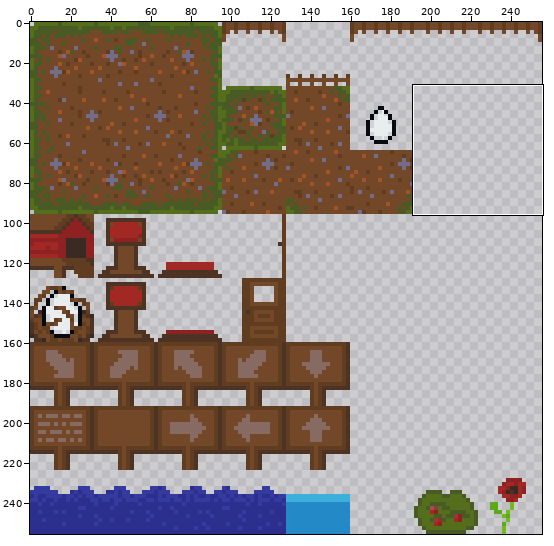
Two states of a sprite sheet, TileMap-32x32.png. Above: a wide view before the commit, with the close-up outlined.
Close-up. The starting point:
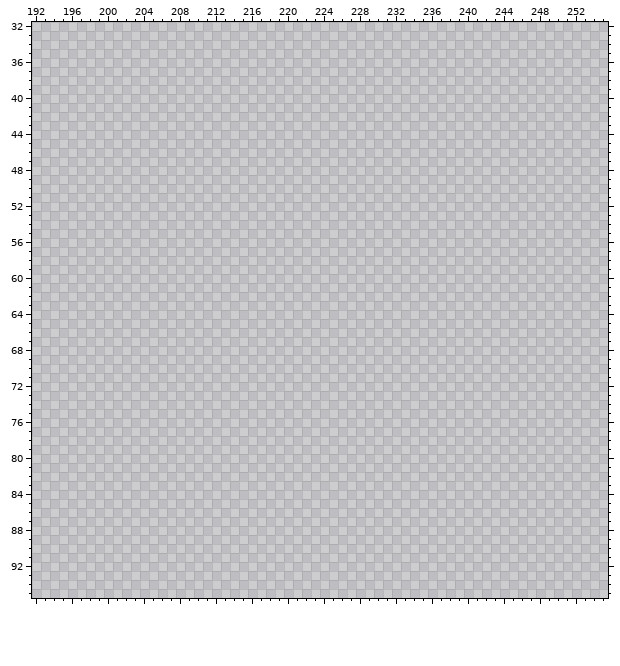
The file is 256x256 pixels. Shown: x 192..255, y 32..95.
Now the later version:
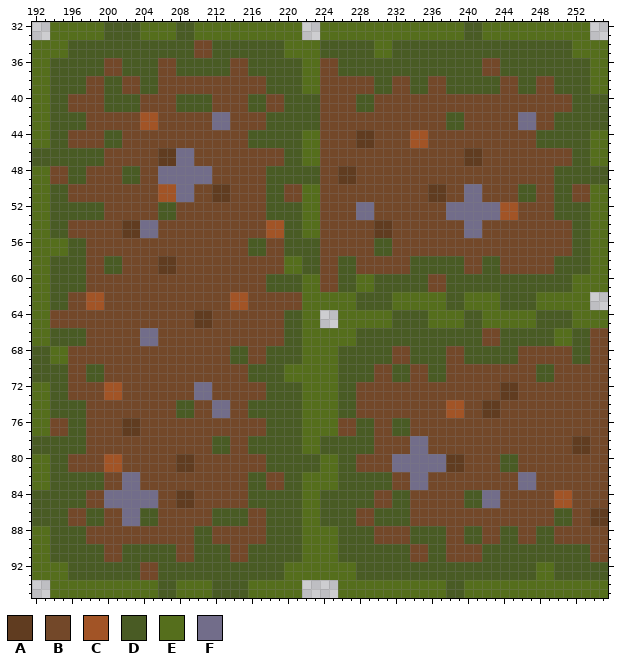
Palette (. is transparent): A #603c20  B #734829  C #a25426  D #495b24  E #556e1c  F #726d8a
What changed:
Changed rows in their new state; - is an unchanged pixel.
first column x 192:
32 --EEEEEEDDDDEEEEDDEEEEEEEEEEEE--EEEEEEEEEEEEEEEEDDEEEEEEEEEEEE--
33 --EEEEEEDDDDEEEEDDEEEEEEEEEEEE--EEEEEEEEEEEEEEEEDDEEEEEEEEEEEE--
34 EEEEDDDDDDDDDDDDDDBBDDDDDDDDEEEEDDDDDDEEDDDDDDDDDDDDDDDDDDDDEEEE
35 EEEEDDDDDDDDDDDDDDBBDDDDDDDDEEEEDDDDDDEEDDDDDDDDDDDDDDDDDDDDEEEE
36 EEDDDDDDBBDDDDBBDDDDDDBBDDDDDDEEBBDDDDDDDDDDDDDDDDBBDDDDDDDDDDEE
37 EEDDDDDDBBDDDDBBDDDDDDBBDDDDDDEEBBDDDDDDDDDDDDDDDDBBDDDDDDDDDDEE
38 EEDDDDBBDDBBDDBBBBBBBBBBBBDDDDEEBBBBBBDDBBDDBBDDDDDDBBDDBBDDDDEE
39 EEDDDDBBDDBBDDBBBBBBBBBBBBDDDDEEBBBBBBDDBBDDBBDDDDDDBBDDBBDDDDEE
40 EEDDBBBBDDDDBBBBDDDDBBBBDDBBDDDDBBBBDDBBBBBBBBBBBBBBBBBBBBBBDDDD
41 EEDDBBBBDDDDBBBBDDDDBBBBDDBBDDDDBBBBDDBBBBBBBBBBBBBBBBBBBBBBDDDD
42 EEDDDDBBBBBBCCBBBBBBFFBBBBDDDDDDBBBBBBBBBBBBBBDDBBBBBBFFBBDDDDDD
43 EEDDDDBBBBBBCCBBBBBBFFBBBBDDDDDDBBBBBBBBBBBBBBDDBBBBBBFFBBDDDDDD
44 EEDDBBBBDDBBBBBBBBBBBBBBDDDDDDEEBBBBAABBBBCCBBBBBBBBBBBBDDDDDDEE
45 EEDDBBBBDDBBBBBBBBBBBBBBDDDDDDEEBBBBAABBBBCCBBBBBBBBBBBBDDDDDDEE
46 DDDDDDDDBBBBBBAAFFBBBBBBBBBBDDEEBBBBBBBBBBBBBBBBAABBBBBBBBBBDDEE
47 DDDDDDDDBBBBBBAAFFBBBBBBBBBBDDEEBBBBBBBBBBBBBBBBAABBBBBBBBBBDDEE
48 EEBBDDBBBBDDBBFFFFFFBBBBBBDDDDDDBBAABBBBBBBBBBBBBBBBBBBBBBDDDDDD
49 EEBBDDBBBBDDBBFFFFFFBBBBBBDDDDDDBBAABBBBBBBBBBBBBBBBBBBBBBDDDDDD
50 EEDDBBBBBBBBBBCCFFBBAABBBBDDBBEEBBBBBBBBBBBBAABBFFBBBBDDBBDDBBEE
51 EEDDBBBBBBBBBBCCFFBBAABBBBDDBBEEBBBBBBBBBBBBAABBFFBBBBDDBBDDBBEE
52 EEDDDDDDBBBBBBDDBBBBBBBBBBDDDDEEBBBBFFBBBBBBBBFFFFFFCCBBBBDDDDEE
53 EEDDDDDDBBBBBBDDBBBBBBBBBBDDDDEEBBBBFFBBBBBBBBFFFFFFCCBBBBDDDDEE
54 EEDDBBBBBBAAFFBBBBBBBBBBBBCCDDEEBBBBBBAABBBBBBBBFFBBBBBBBBBBDDEE
55 EEDDBBBBBBAAFFBBBBBBBBBBBBCCDDEEBBBBBBAABBBBBBBBFFBBBBBBBBBBDDEE
56 EEEEDDBBBBBBBBBBBBBBBBBBDDBBDDDDBBBBBBDDBBBBBBBBBBBBBBBBBBBBDDEE
57 EEEEDDBBBBBBBBBBBBBBBBBBDDBBDDDDBBBBBBDDBBBBBBBBBBBBBBBBBBBBDDEE
58 EEDDDDBBDDBBBBAABBBBBBBBBBBBEEDDBBDDBBBBBBDDDDDDBBDDBBBBBBDDDDEE
59 EEDDDDBBDDBBBBAABBBBBBBBBBBBEEDDBBDDBBBBBBDDDDDDBBDDBBBBBBDDDDEE
60 EEDDDDBBBBBBBBBBBBBBBBBBBBDDDDEEBBDDEEDDDDDDBBDDDDDDDDDDDDDDEEEE
61 EEDDDDBBBBBBBBBBBBBBBBBBBBDDDDEEBBDDEEDDDDDDBBDDDDDDDDDDDDDDEEEE
62 EEDDBBCCBBBBBBBBBBBBBBCCBBBBBBEEEEEEDDDDEEEEEEDDEEEEDDDDEEEEEE--
63 EEDDBBCCBBBBBBBBBBBBBBCCBBBBBBEEEEEEDDDDEEEEEEDDEEEEDDDDEEEEEE--
64 EEBBBBBBBBBBBBBBBBAABBBBBBBBDDEE--EEEEEEDDDDEEEEDDEEEEEEDDDDEEEE
65 EEBBBBBBBBBBBBBBBBAABBBBBBBBDDEE--EEEEEEDDDDEEEEDDEEEEEEDDDDEEEE
66 EEDDDDBBBBBBFFBBBBBBBBBBBBBBDDEEEEEEDDDDDDDDDDDDDDBBDDDDDDEEDDBB
67 EEDDDDBBBBBBFFBBBBBBBBBBBBBBDDEEEEEEDDDDDDDDDDDDDDBBDDDDDDEEDDBB
68 DDEEBBBBBBBBBBBBBBBBBBDDBBDDDDEEEEDDDDDDBBDDDDBBDDDDDDBBBBBBDDBB
69 DDEEBBBBBBBBBBBBBBBBBBDDBBDDDDEEEEDDDDDDBBDDDDBBDDDDDDBBBBBBDDBB
70 DDDDBBDDBBBBBBBBBBBBBBBBDDDDEEEEEEDDDDBBDDBBDDBBBBBBBBBBDDBBBBBB
71 DDDDBBDDBBBBBBBBBBBBBBBBDDDDEEEEEEDDDDBBDDBBDDBBBBBBBBBBDDBBBBBB
72 EEDDBBBBCCBBBBBBBBFFBBBBBBDDDDEEEEDDBBBBBBBBBBBBBBBBAABBBBBBBBBB
73 EEDDBBBBCCBBBBBBBBFFBBBBBBDDDDEEEEDDBBBBBBBBBBBBBBBBAABBBBBBBBBB
74 EEDDDDBBBBBBBBBBDDBBFFBBDDDDDDEEEEDDBBBBBBBBBBCCBBAABBBBBBBBBBBB
75 EEDDDDBBBBBBBBBBDDBBFFBBDDDDDDEEEEDDBBBBBBBBBBCCBBAABBBBBBBBBBBB
76 EEBBDDBBBBAABBBBBBBBBBBBBBDDDDEEEEBBDDBBDDBBBBBBBBBBBBBBBBBBBBBB
77 EEBBDDBBBBAABBBBBBBBBBBBBBDDDDEEEEBBDDBBDDBBBBBBBBBBBBBBBBBBBBBB
78 DDDDDDBBBBBBBBBBBBBBDDBBDDDDDDEEDDDDDDBBBBFFBBBBBBBBBBBBBBBBAABB
79 DDDDDDBBBBBBBBBBBBBBDDBBDDDDDDEEDDDDDDBBBBFFBBBBBBBBBBBBBBBBAABB
80 EEDDBBBBCCBBBBBBAABBBBBBBBDDDDDDEEDDBBBBFFFFFFAABBBBDDBBBBBBBBBB
81 EEDDBBBBCCBBBBBBAABBBBBBBBDDDDDDEEDDBBBBFFFFFFAABBBBDDBBBBBBBBBB
82 EEDDDDDDBBFFBBBBBBBBBBBBDDBBDDEEEEDDDDDDBBFFBBBBBBBBBBFFBBBBBBBB
83 EEDDDDDDBBFFBBBBBBBBBBBBDDBBDDEEEEDDDDDDBBFFBBBBBBBBBBFFBBBBBBBB
84 DDDDDDBBFFFFFFBBAABBBBBBDDDDDDEEDDDDDDBBDDBBBBBBDDFFBBBBBBCCBBBB
85 DDDDDDBBFFFFFFBBAABBBBBBDDDDDDEEDDDDDDBBDDBBBBBBDDFFBBBBBBCCBBBB
86 DDDDBBDDBBFFDDBBBBBBDDDDBBDDDDEEDDDDBBDDDDBBBBBBBBBBBBBBBBDDBBAA
87 DDDDBBDDBBFFDDBBBBBBDDDDBBDDDDEEDDDDBBDDDDBBBBBBBBBBBBBBBBDDBBAA
88 EEDDDDBBBBBBBBBBBBDDBBBBBBDDDDEEEEDDDDBBBBDDDDBBDDBBDDBBDDBBBBBB
89 EEDDDDBBBBBBBBBBBBDDBBBBBBDDDDEEEEDDDDBBBBDDDDBBDDBBDDBBDDBBBBBB
90 EEDDDDDDBBDDDDDDBBDDDDBBDDDDDDEEEEDDDDDDDDBBDDBBBBDDDDDDDDDDDDBB
91 EEDDDDDDBBDDDDDDBBDDDDBBDDDDDDEEEEDDDDDDDDBBDDBBBBDDDDDDDDDDDDBB
92 EEEEDDDDDDDDBBDDDDDDDDDDDDDDEEEEEEEEDDDDDDDDDDDDDDDDDDDDEEDDDDDD
93 EEEEDDDDDDDDBBDDDDDDDDDDDDDDEEEEEEEEDDDDDDDDDDDDDDDDDDDDEEDDDDDD
94 --EEEEEEEEEEEEDDEEEEDDDDEEEEEE----EEEEEEEEEEEEDDEEEEEEEEEEEEEEEE
95 --EEEEEEEEEEEEDDEEEEDDDDEEEEEE----EEEEEEEEEEEEDDEEEEEEEEEEEEEEEE
